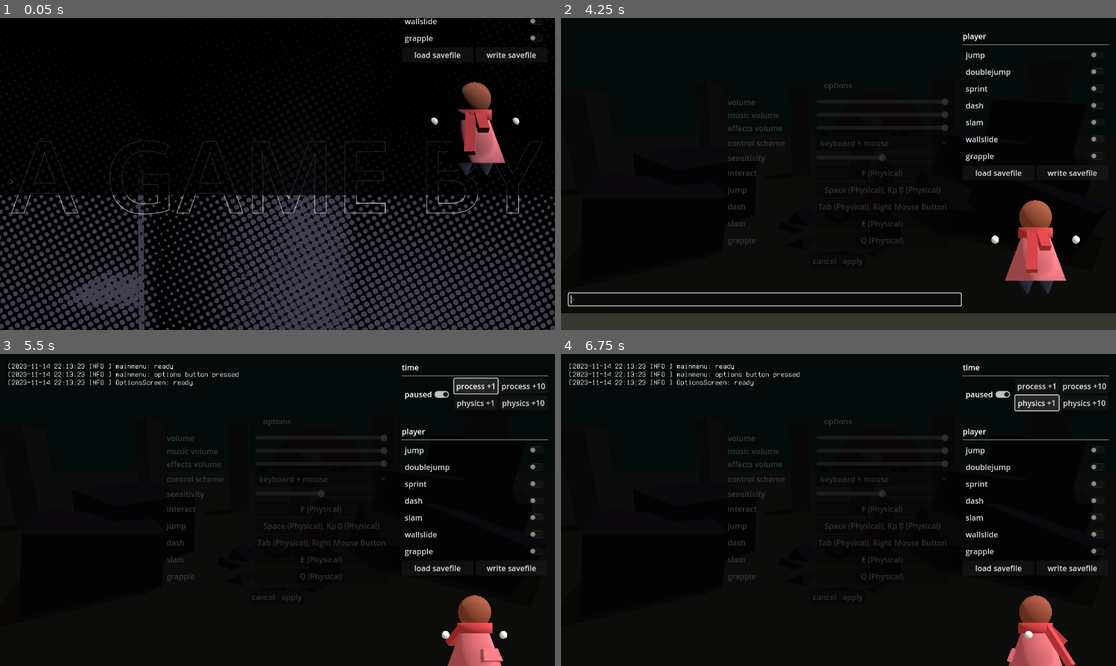
Above: before the commit, frames 1-4 (two rows, left to right).
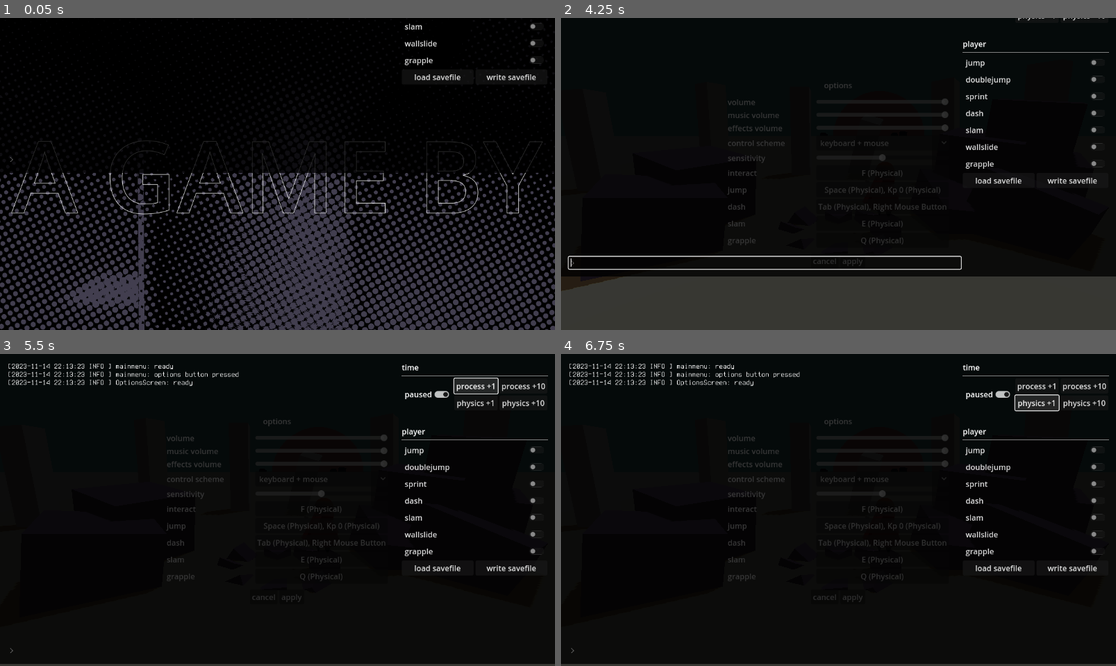
Above: after the commit, the same moments.

Repository: PillarQuestionMark/PillarQuestionMarkGame
Game: Godot game, scene res://Scenes/screens/photo_splash_screen/photo_splash_screen.tscn
Two runs of this game, one before a commit and one after it. Both use one fixed random seed, a clock stepped at 60 frames per second and the inputs below. Sound files missing from this copy of the repository are replaced by a short silence.
Inputs (mouse positions are in pixels of both pictures, inside the frame that each line leads up to):
- Up to frame 1 (0.05 s): no input
- Up to frame 2 (4.25 s): tap Enter (ui_accept) at 0.5 s; move the mouse to (960, 158) at 0.52 s; hold D (move_right) 0.53-1.25 s; tap Tab (dash) at 0.6 s; click (960, 158) at 0.67 s; tap Space (jump) at 0.77 s; drag from (727, 189) to (810, 236) at 1.27 s; move the mouse to (894, 105) at 2.02 s; hold D (move_right) 2.03-2.75 s; hold Q (grapple) 2.03-2.75 s; drag from (810, 236) to (672, 127) at 2.77 s; move the mouse to (1005, 220) at 3.52 s; hold A (move_left) from 3.53 s (still down); tap 6 (kys) at 3.6 s; tap ` (toggle_dev_console) at 4.15 s
- Up to frame 3 (5.5 s): release A (move_left) at 4.25 s; drag from (111, 463) to (194, 432) at 4.27 s; click "process +1" at 5 s
- Up to frame 4 (6.75 s): click "process +10" at 5.75 s; click "physics +1" at 6.5 s

The runs differ from the first frame. In frame 1, 4.6% of the frame differs, in the area x 0-100%, y 0-57%; in frame 2, 15%, in the area x 0-100%, y 0-95%; in frame 3, 2.2%; in frame 4, 2.3%.

Commit message:
tried to make dev console fit on screen
not sure if just me, but dev console had gotten too big for me to see it all. this should fix it

(Though, this change makes it look a lot less cool...)

Diff:
--- a/Scenes/screens/dev_console_screen/dev_console_screen.tscn
+++ b/Scenes/screens/dev_console_screen/dev_console_screen.tscn
@@ -27,8 +27,8 @@
 anchors_preset = 15
 anchor_right = 1.0
 anchor_bottom = 1.0
-offset_top = -44.0
-offset_bottom = 44.0
+offset_top = 2.0
+offset_bottom = -2.0
 grow_horizontal = 2
 grow_vertical = 2
 theme_override_styles/panel = SubResource("StyleBoxFlat_oo4ou")
@@ -197,6 +197,7 @@
 text = "write savefile"
 
 [node name="SubViewportContainer" type="SubViewportContainer" parent="PanelContainer/MarginContainer/HBoxContainer/VBoxContainer2/PlayerControls"]
+visible = false
 layout_mode = 2
 size_flags_horizontal = 4
 
@@ -205,7 +206,7 @@
 transparent_bg = true
 handle_input_locally = false
 size = Vector2i(256, 256)
-render_target_update_mode = 4
+render_target_update_mode = 0
 
 [node name="Node3D" type="Node3D" parent="PanelContainer/MarginContainer/HBoxContainer/VBoxContainer2/PlayerControls/SubViewportContainer/SubViewport"]
 
